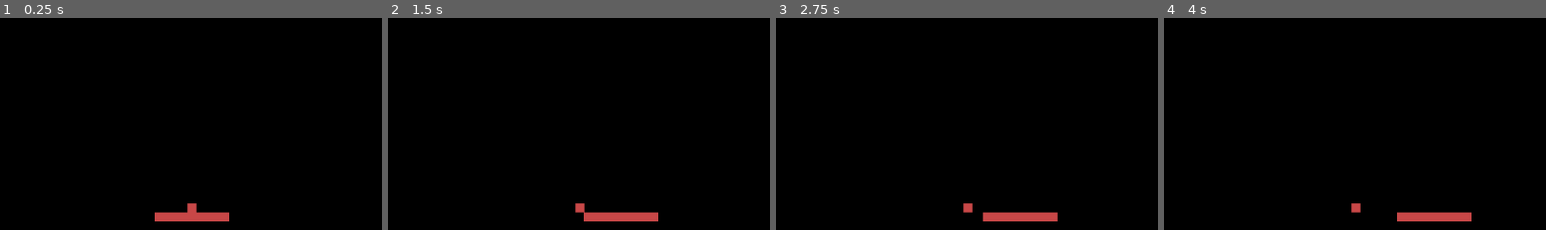
Above: before the commit, frames 1-4 (left to right).
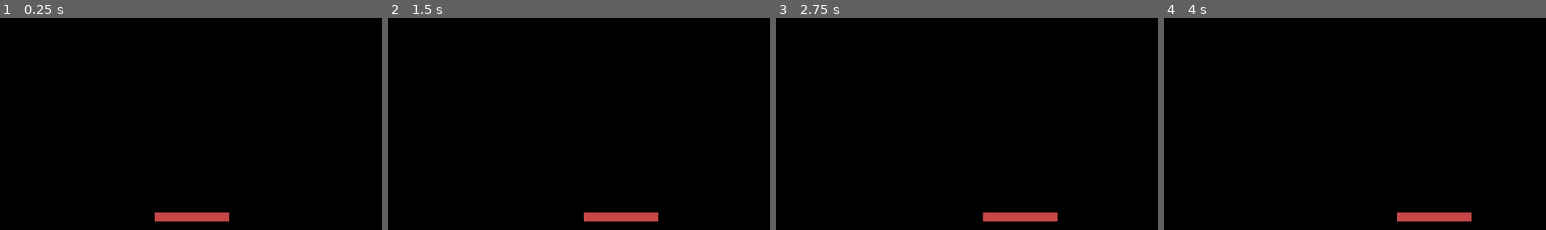
Above: after the commit, the same moments.

Repository: beeryt/Breakout
Game: Godot game, scene res://src/Game.tscn
Two runs of this game, one before a commit and one after it. Both use one fixed random seed, a clock stepped at 60 frames per second and the inputs below.
Inputs:
- Up to frame 1 (0.25 s): no input
- Up to frame 2 (1.5 s): tap Enter at 0.5 s; hold Right (ui_right) 0.53-1.28 s; tap Space at 1.25 s; hold Left (ui_left) from 1.28 s (still down)
- Up to frame 3 (2.75 s): tap Enter at 2 s; release Left (ui_left) at 2.03 s; hold Right (ui_right) from 2.03 s (still down)
- Up to frame 4 (4 s): tap Space at 2.75 s; tap Enter at 3.5 s; release Right (ui_right) at 3.53 s; hold Left (ui_left) from 3.53 s (still down)
The pictures show only the part of the screen within x 25-75%, y 50-100%; the shares and areas given below are measured in that part.

The runs differ from the first frame. In frame 1, 0.1% of the frame differs, in the area x 49-52%, y 87-92%; in frame 2, 0.1%; in frame 3, 0.1%; in frame 4, 0.1%.
Error after the commit: Invalid set index 'angle' (on base: 'Area2D (Ball.gd)') with value of type 'float'. (res://src/Game.gd:62)

Commit message:
feat: add ball spawning

Diff:
--- a/src/Ball.gd
+++ b/src/Ball.gd
@@ -4,10 +4,12 @@
 export var size := Vector2(12,12) setget set_size
 export var color := Color(1,1,0) setget set_color
 
-var collision : CollisionShape2D
+var _collision : CollisionShape2D
+
+signal ball_destroyed
 
 func _ready():
-	collision = $CollisionShape2D
+	_collision = $CollisionShape2D
 	update()
 
 
@@ -18,10 +20,10 @@
 
 func update():
 	.update()
-	if not collision: return
-	var rect := collision.shape as RectangleShape2D
+	if not _collision: return
+	var rect := _collision.shape as RectangleShape2D
 	rect.extents = size / 2
-	collision.position = size / 2
+	_collision.position = size / 2
 
 
 func set_size(value):
@@ -34,3 +36,8 @@
 	color = value
 	property_list_changed_notify()
 	update()
+
+
+func _on_VisibilityNotifier2D_screen_exited():
+	emit_signal("ball_destroyed")
+	queue_free()
--- a/src/Ball.tscn
+++ b/src/Ball.tscn
@@ -14,3 +14,6 @@
 [node name="CollisionShape2D" type="CollisionShape2D" parent="."]
 position = Vector2( 6, 6 )
 shape = SubResource( 1 )
+
+[node name="VisibilityNotifier2D" type="VisibilityNotifier2D" parent="."]
+[connection signal="screen_exited" from="VisibilityNotifier2D" to="." method="_on_VisibilityNotifier2D_screen_exited"]
--- a/src/Game.gd
+++ b/src/Game.gd
@@ -32,16 +32,13 @@
 
 
 func _ready():
+	randomize()
 	var paddle = paddle_prefab.instance()
 	paddle.position.x = $BrickOrigin.position.x + 461 - paddle.size.x / 2
 	paddle.position.y = 587
 	add_child(paddle)
 
-	var ball = ball_prefab.instance()
-	ball.position = paddle.position
-	ball.position.x += paddle.size.x / 2 - ball.size.x / 2
-	ball.position.y -= ball.size.y
-	add_child(ball)
+	spawn_ball()
 
 	var y = 0
 	for color in colors:
@@ -55,3 +52,13 @@
 	var shape := CollisionPolygon2D.new()
 	shape.polygon = wall_poly
 	$Walls.add_child(shape)
+
+
+func spawn_ball():
+	var ball = ball_prefab.instance()
+	var yoffset = 2 * len(colors) * brick_prefab.instance().size.y
+	ball.position = $BrickOrigin.position + Vector2(ball.size.x, yoffset)
+	ball.position.x += (922-ball.size.x) * randf()
+	ball.angle = deg2rad(360*randf())
+	ball.connect("ball_destroyed", self, "spawn_ball")
+	add_child(ball)
